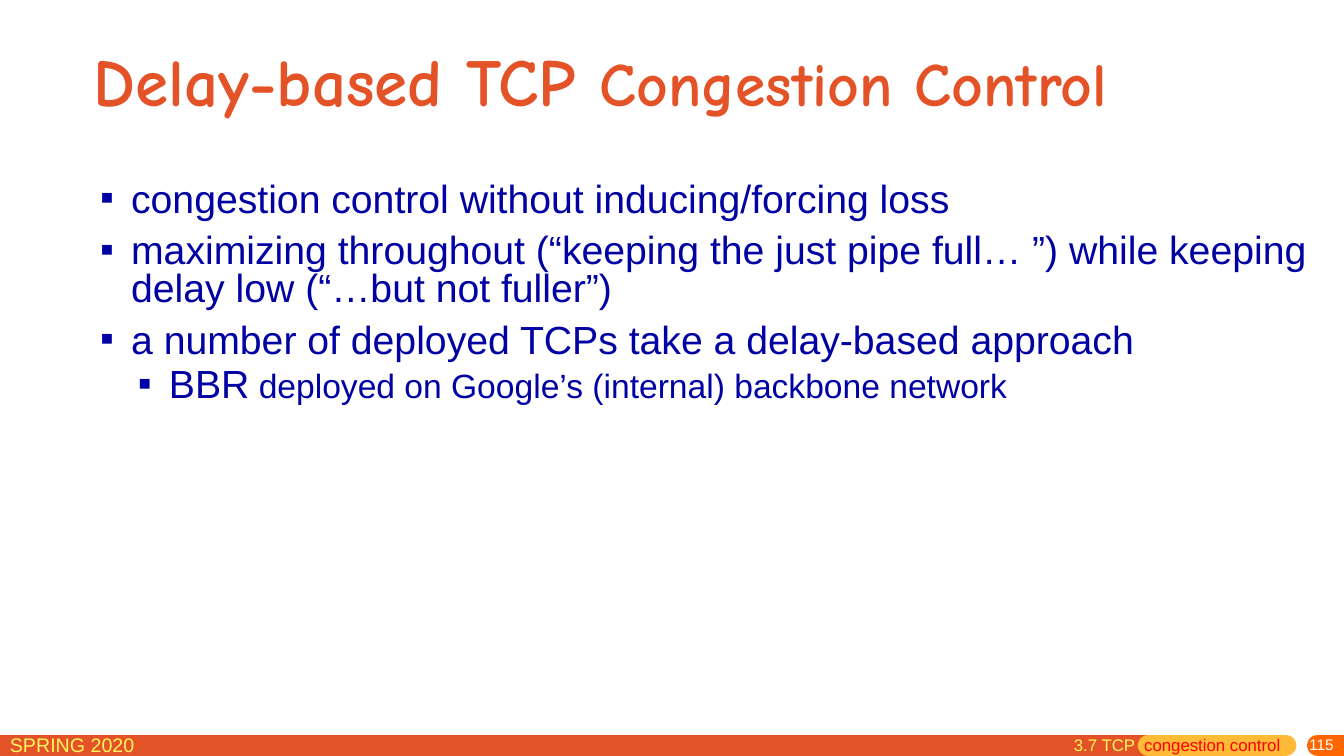
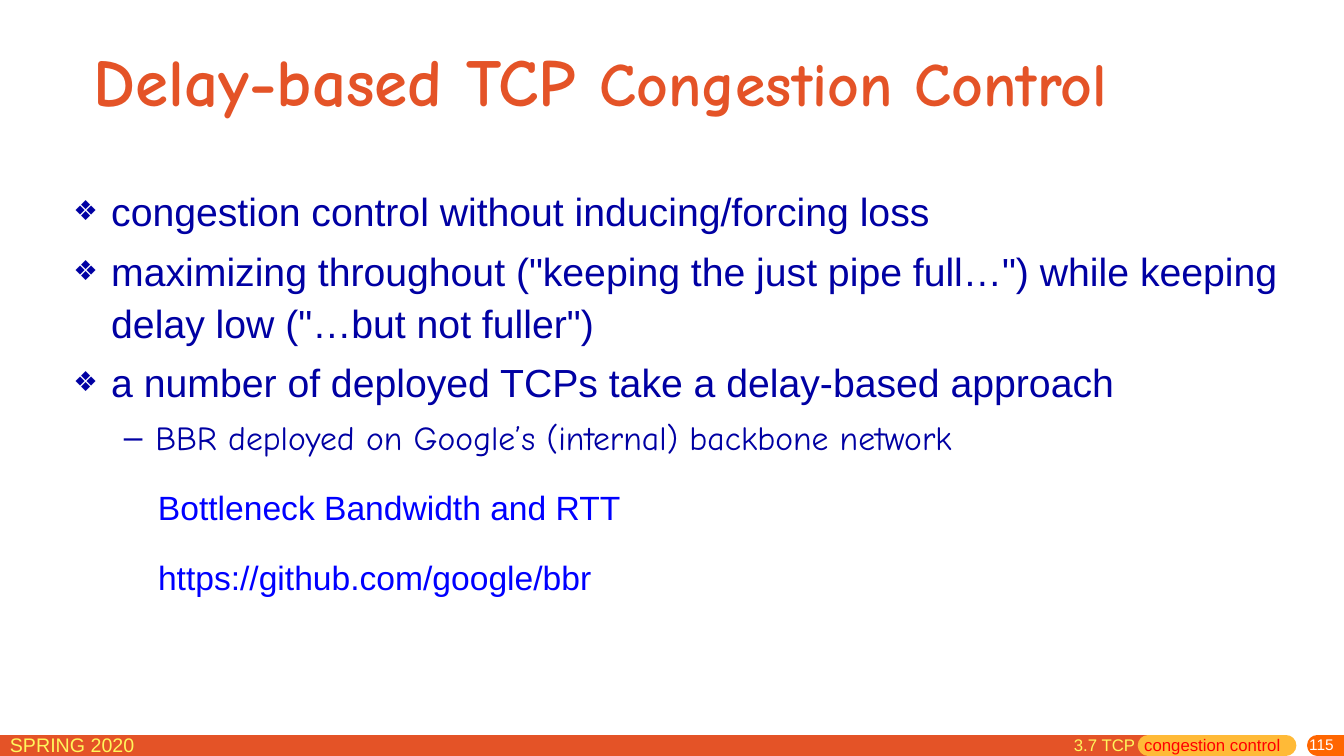
Before and after one commit to network-distributed/presentations, a slide deck: slide 115 of chapter3.pptx. Drawn at 1344x756 pixels with LibreOffice and Linux fonts; fonts in the diff are those of the drawing. Boxes give left, top, right and bottom in pixels: in the first picture for what was removed or moved away, otherwise in the second. Text is boxed around its words. In the diff, an @@ line names an element or a change of style, - is before the commit and + after.

```diff
--- a/chapter3.pptx
+++ b/chapter3.pptx
@@ text at box(111, 197, 1114, 457): size 28 to 24 pt in "BBR"; font Arial to Comic Neue in "BBR deployed on Google’s (internal) backbone network"; bullet ▪ to ❖; line spacing 0.8 to 1.1; less space between paragraphs; bullet ▪ to – @@
@@ text at box(111, 257, 1277, 346): text changed @@
-▪ maximizing throughout (“keeping the just pipe full… ”) while keeping delay low (“…but not fuller”)
+❖ maximizing throughout ("keeping the just pipe full…") while keeping delay low ("…but not fuller")
@@ text added at box(158, 495, 621, 521), 24 pt, text #0000FF @@
+Bottleneck Bandwidth and RTT
@@ text added at box(158, 565, 591, 597), 24 pt, text #0000FF @@
+https://github.com/google/bbr
```
Also in this commit, not shown: 19 other slides changed, 1 slide removed, 1 other file.
